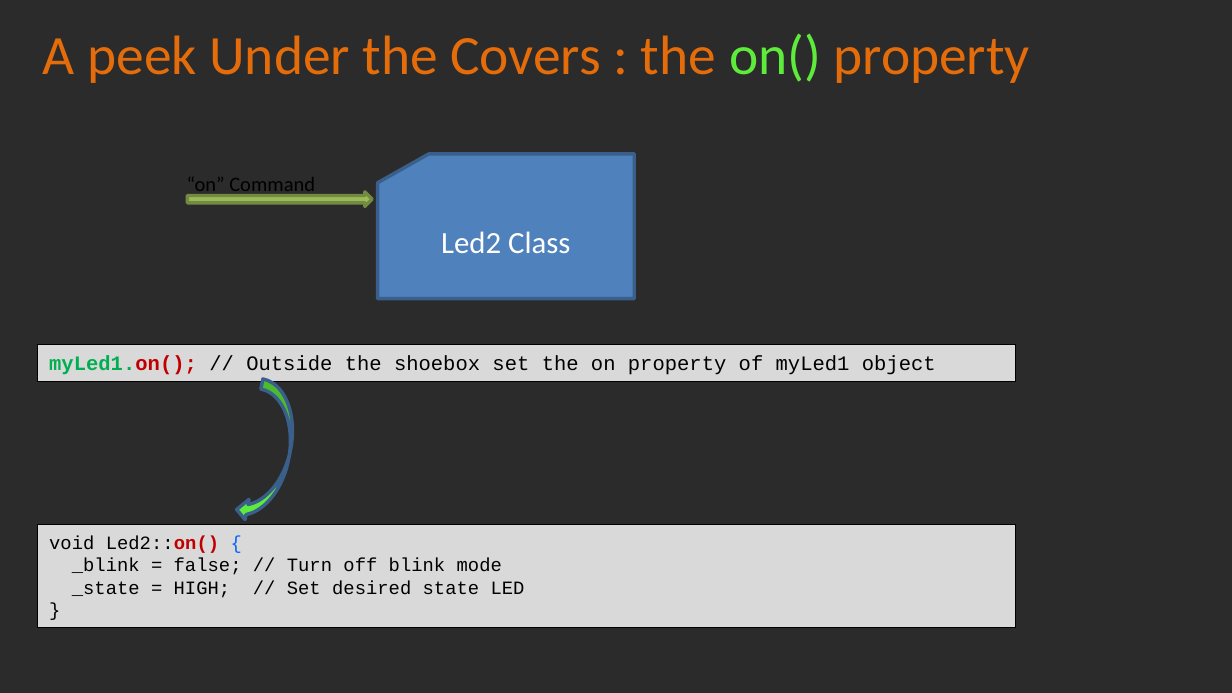
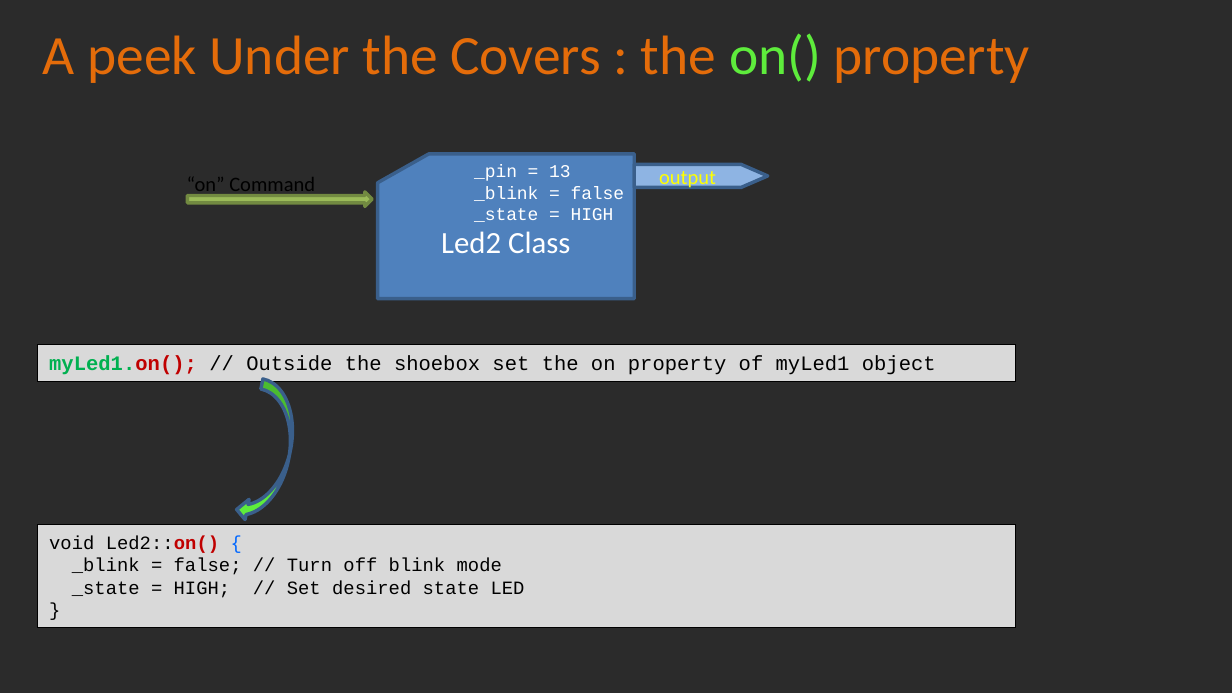
Before and after one commit to Alan-Lomax/MERG-SIG-Presentations, a slide deck: slide 24 of Introduction to Class Programming Part 1.pptx. Drawn at 1232x693 pixels with LibreOffice and Linux fonts; fonts in the diff are those of the drawing; background and template pictures are left out; a plain dark background stands for a picture behind light text. Boxes give left, top, right and bottom in pixels: in the first picture for what was removed or moved away, otherwise in the second. Text is boxed around its words. In the diff, an @@ line names an element or a change of style, - is before the commit and + after.

```diff
--- a/Introduction to Class Programming Part 1.pptx
+++ b/Introduction to Class Programming Part 1.pptx
@@ text added at (x1=474, y1=165, x2=625, y2=222), 10.5 pt, text #FFFFFF @@
+_pin = 13
+_blink = false
+_state = HIGH
@@ flow chart offpage connector added at (x1=635, y1=164, x2=768, y2=188), fill #8EB4E3, outline #3A5F8C 2 pt, 12 pt, text #FFFF00 @@
+output
```
Also in this commit, not shown: 10 other slides changed.
